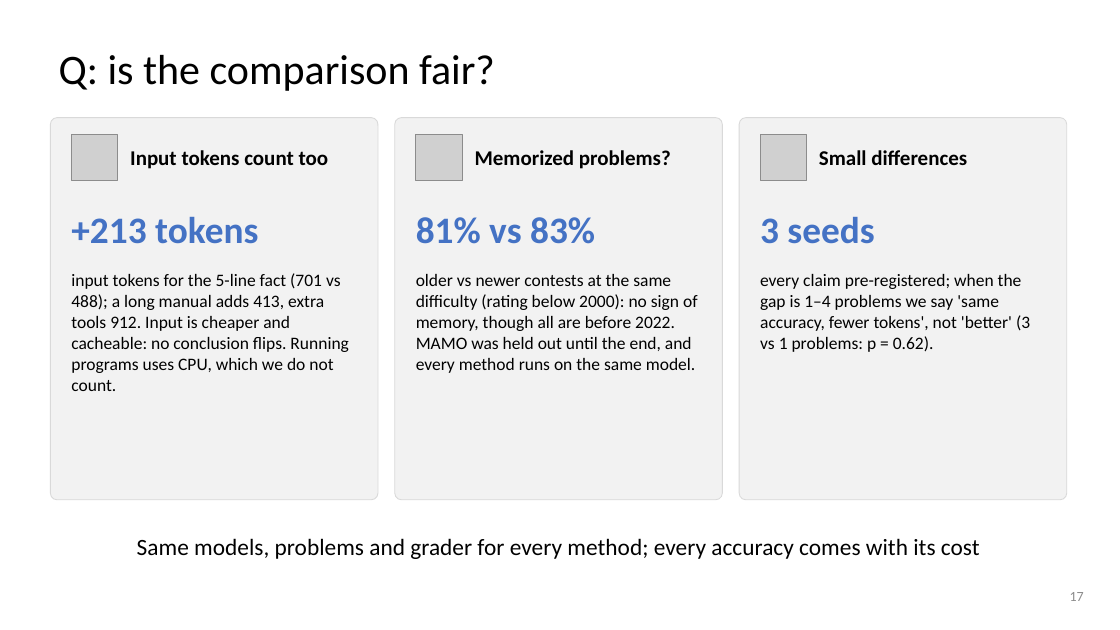
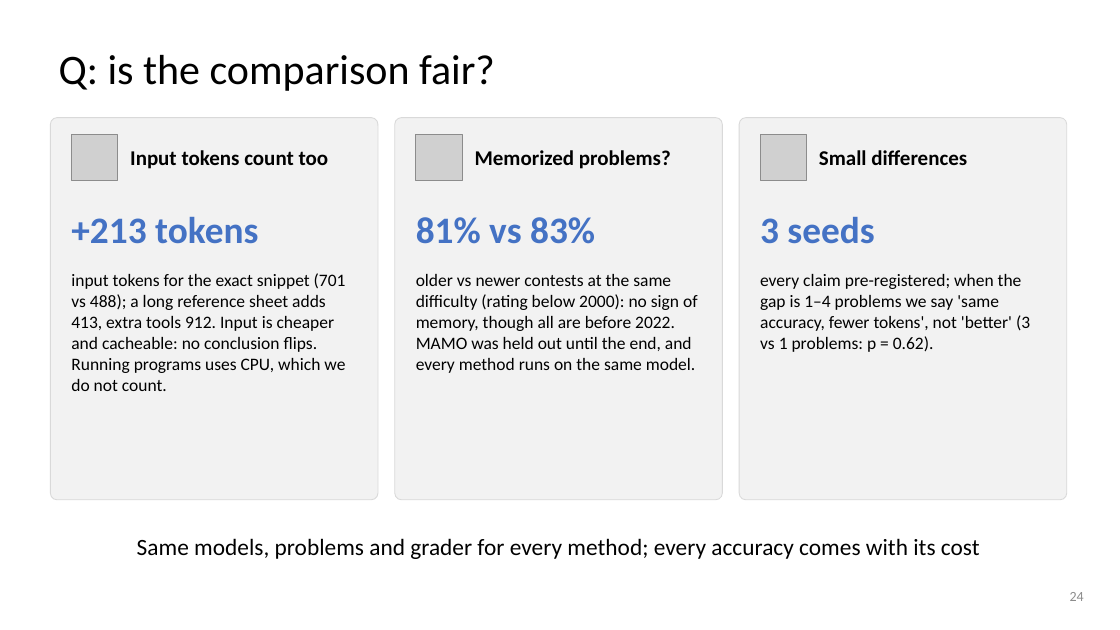
Before and after one commit to dlwns147/CSED490E_Project_Team5, a slide deck: slide 24 of PROPOSAL_slides.pptx (slide 17 before the commit). Drawn at 1120x630 pixels with LibreOffice and Linux fonts; fonts in the diff are those of the drawing; grey boxes stand for pictures. Boxes give left, top, right and bottom in pixels: in the first picture for what was removed or moved away, otherwise in the second. Text is boxed around its words. In the diff, an @@ line names an element or a change of style, - is before the commit and + after.

```diff
--- a/PROPOSAL_slides.pptx
+++ b/PROPOSAL_slides.pptx
@@ text at box(71, 273, 346, 391): text changed @@
-input tokens for the 5-line fact (701 vs 488); a long manual adds 413, extra tools 912. Input is cheaper and cacheable: no conclusion flips. Running programs uses CPU, which we do not count.
+input tokens for the exact snippet (701 vs 488); a long reference sheet adds 413, extra tools 912. Input is cheaper and cacheable: no conclusion flips. Running programs uses CPU, which we do not count.
@@ page number at box(1070, 592, 1084, 601): text changed @@
-17
+24
```
Also in this commit, not shown: 6 other slides changed, 4 slides added, 4 slides removed, 10 other files.
